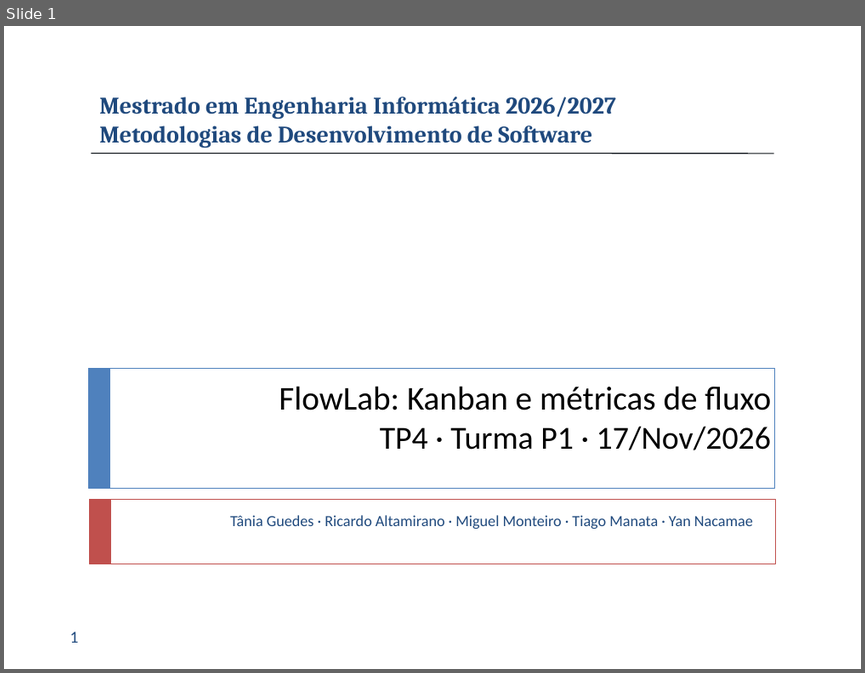
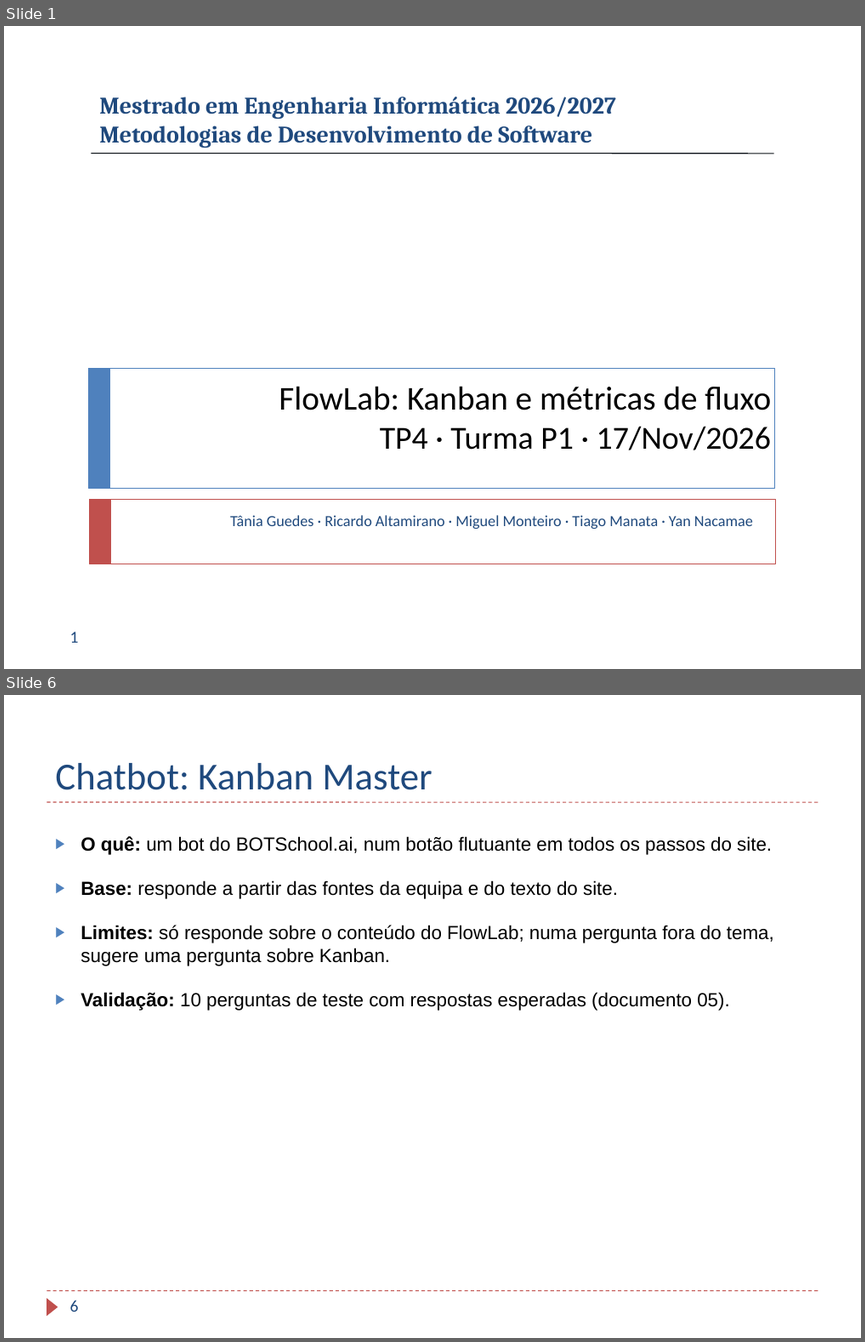
Before and after one commit to TaniaBmGuedes/MDS-TP4, a slide deck: entrega/07_Apresentacao_Final.pptx. Shown one above the other, each under a label of ours: slide 1 before the commit, slides 1 and 6 after it; the slides between them are not shown. The pictures are 865x673 and 865x1342 pixels, drawn with LibreOffice and Linux fonts; fonts in the diff are those of the drawing; background and template pictures are left out. Boxes give left, top, right and bottom in pixels: in the first picture for what was removed or moved away, otherwise in the second. Text is boxed around its words. In the diff, an @@ line names an element or a change of style, - is before the commit and + after.

Commit message:
Apresentação: sem capturas do site; um slide com o percurso dos 7 passos (o site é mostrado ao vivo)

```diff
--- a/entrega/07_Apresentacao_Final.pptx
+++ b/entrega/07_Apresentacao_Final.pptx
@@ slide 6 added at [4, 695, 861, 1338], background #FFFFFF @@
@@ title added at [55, 763, 432, 790], 32 pt, text #1F497D @@
+Chatbot: Kanban Master
@@ line added from (46, 802) to (818, 802), #C0504D 0.75 pt dashed @@
@@ text added at [80, 836, 774, 1010], 16 pt, text #000000 @@
+▶ O quê: um bot do BOTSchool.ai, num botão flutuante em todos os passos do site.
+▶ Base: responde a partir das fontes da equipa e do texto do site.
+▶ Limites: só responde sobre o conteúdo do FlowLab; numa pergunta fora do tema, sugere uma pergunta sobre Kanban.
+▶ Validação: 10 perguntas de teste com respostas esperadas (documento 05).
@@ line added from (46, 1291) to (818, 1291), #C0504D 0.75 pt dashed @@
@@ triangle added at [46, 1298, 58, 1315], fill #C0504D @@
@@ page number added at [70, 1299, 79, 1311], 14 pt, text #1F497D @@
+6
```
Also in this commit, not shown: 5 slides changed, 4 other slides added, 4 slides removed.
